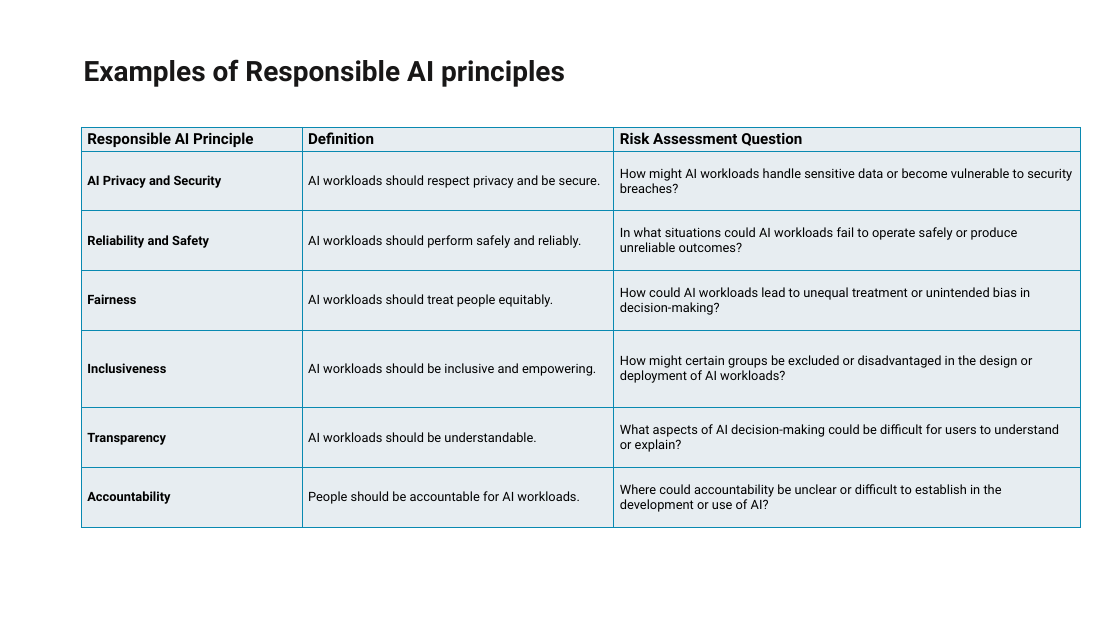
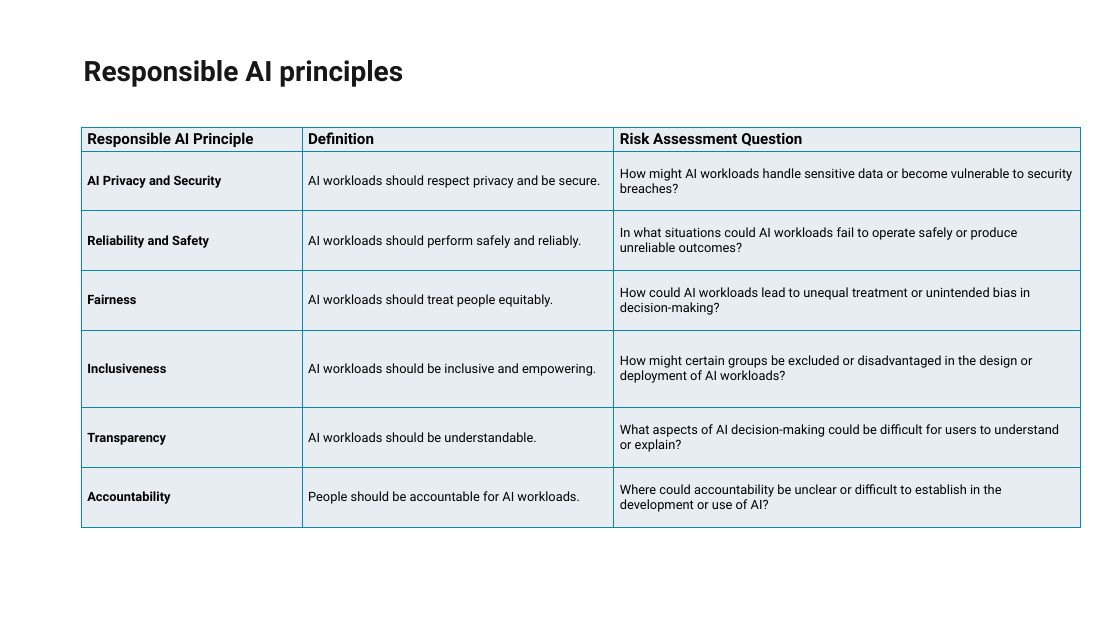
Before and after one commit to hzmarrou/AI-strategy-workshop, a slide deck: slide 37 of AIStrategyAzure-GU.pptx (slide 33 before the commit). Drawn at 1120x630 pixels with LibreOffice and Linux fonts; fonts in the diff are those of the drawing. Boxes give left, top, right and bottom in pixels: in the first picture for what was removed or moved away, otherwise in the second. Text is boxed around its words. In the diff, an @@ line names an element or a change of style, - is before the commit and + after.

```diff
--- a/AIStrategyAzure-GU.pptx
+++ b/AIStrategyAzure-GU.pptx
@@ text at (x1=84, y1=60, x2=403, y2=87): text changed @@
-Examples of Responsible AI principles
+Responsible AI principles
```
Also in this commit, not shown: 11 other slides changed, 5 slides added, 1 other file.
